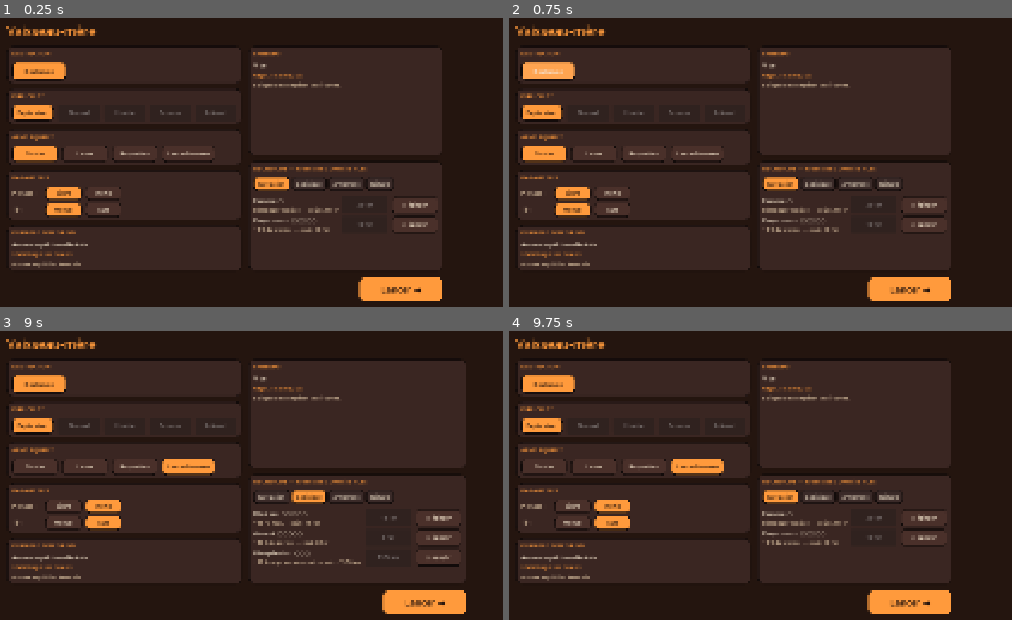
Above: before the commit, frames 1-4 (two rows, left to right).
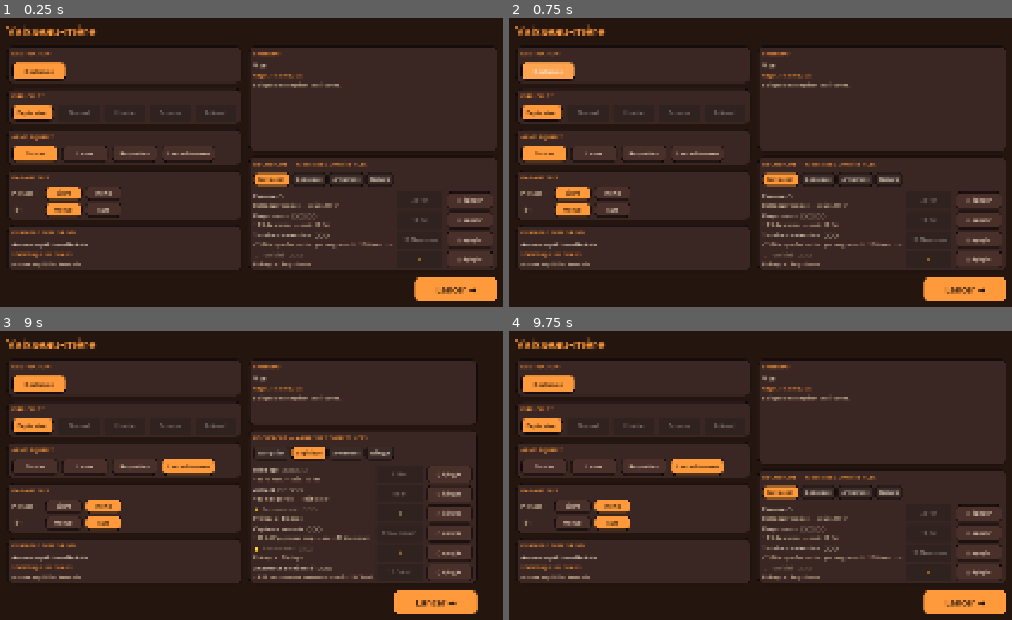
Above: after the commit, the same moments.

Repository: Aym2ric/vaisseau-minier
Game: Godot game, scene res://scenes/main.tscn
The game is run twice, just before and just after one commit, with the same random seed, the same clock (stepped at 60 frames per second) and the same inputs.
Inputs:
- Up to frame 1 (0.25 s): no input
- Up to frame 2 (0.75 s): click "Rocheuse" at 0.5 s
- Up to frame 3 (9 s): click "Exploration" at 1.25 s; click "Blaster" at 2 s; click "Laser" at 2.75 s; click "Roquettes" at 3.5 s; click "Lance-flammes" at 4.25 s; click "Libre" at 5 s; click "Inertie" at 5.75 s; click "Manuel" at 6.5 s; click "Auto" at 7.25 s; click "Navigation" at 8 s; click "Logistique" at 8.75 s
- Up to frame 4 (9.75 s): click "Navigation" at 9.5 s

The runs differ from the first frame. In frame 1, 7.8% of the frame differs, in the area x 50-99%, y 10-98%; in frame 2, 7.8%; in frame 3, 6.7%; in frame 4, 7.8%.

Commit message:
Jalon 5 : Alpha — ressources complètes, prérequis, nouvelles compétences
- 15 nouvelles ressources (toutes partagées CONTENT.md + basaltite/ferrite rocheuse)
- Planet roc : minerai rare → basaltite (exclusive planétaire)
- 10 nouvelles compétences réparties dans les 4 arbres avec prereqs
- Système de prérequis : buy_skill() bloque, hub affiche 🔒 avec nom manquant
- Effets : threat_slow, repair_nano, xp_boost, extract_boost, mine_yield,
           ore_luck, mine_range (forage intensif), fire_rate_perm, explosion_dmg, pickup_xp
- 98/98 tests

Co-Authored-By: Claude Sonnet 4.6 <noreply@anthropic.com>

Diff:
--- a/autoload/game_data.gd
+++ b/autoload/game_data.gd
@@ -35,22 +35,46 @@
 }
 
 const RESOURCES := {
+	# Communes (partagées)
 	"fer":        {"name": "Fer",          "color": Color(0.824, 0.655, 0.486), "base": 10,  "rare": false, "weight": 1},
+	"cuivre":     {"name": "Cuivre",       "color": Color(0.780, 0.440, 0.220), "base": 12,  "rare": false, "weight": 1},
+	"carbone":    {"name": "Carbone",      "color": Color(0.300, 0.300, 0.320), "base": 8,   "rare": false, "weight": 1},
+	"silicium":   {"name": "Silicium",     "color": Color(0.560, 0.620, 0.720), "base": 15,  "rare": false, "weight": 1},
 	"cristal":    {"name": "Cristal",      "color": Color(0.561, 0.910, 1.0),   "base": 22,  "rare": false, "weight": 1},
 	"helium":     {"name": "Hélium-3",     "color": Color(0.788, 0.608, 1.0),   "base": 36,  "rare": false, "weight": 1},
 	"magma":      {"name": "Magma",        "color": Color(1.0, 0.416, 0.122),   "base": 55,  "rare": false, "weight": 1},
+	# Peu communes (partagées)
+	"aluminium":  {"name": "Aluminium",    "color": Color(0.780, 0.820, 0.850), "base": 28,  "rare": false, "weight": 2},
+	"nickel":     {"name": "Nickel",       "color": Color(0.470, 0.520, 0.350), "base": 22,  "rare": false, "weight": 2},
+	"lithium":    {"name": "Lithium",      "color": Color(0.900, 0.880, 0.950), "base": 35,  "rare": false, "weight": 2},
+	"cobalt":     {"name": "Cobalt",       "color": Color(0.250, 0.420, 0.780), "base": 40,  "rare": false, "weight": 2},
+	# Rares (partagées)
 	"titane":     {"name": "Titane",       "color": Color(0.875, 0.906, 0.949), "base": 60,  "rare": true,  "weight": 3},
+	"tungstene":  {"name": "Tungstène",    "color": Color(0.380, 0.400, 0.450), "base": 65,  "rare": true,  "weight": 3},
+	"uranium":    {"name": "Uranium",      "color": Color(0.450, 0.850, 0.220), "base": 75,  "rare": true,  "weight": 3},
+	"platine":    {"name": "Platine",      "color": Color(0.900, 0.920, 0.950), "base": 90,  "rare": true,  "weight": 3},
 	"cryonite":   {"name": "Cryonite",     "color": Color(0.247, 0.722, 1.0),   "base": 80,  "rare": true,  "weight": 3},
 	"plasma":     {"name": "Plasma",       "color": Color(1.0, 0.478, 0.851),   "base": 100, "rare": true,  "weight": 3},
 	"obsidienne": {"name": "Obsidienne",   "color": Color(0.486, 0.420, 1.0),   "base": 130, "rare": true,  "weight": 3},
+	# Épiques (partagées)
+	"iridium":    {"name": "Iridium",      "color": Color(0.550, 0.300, 0.780), "base": 120, "rare": true,  "weight": 4},
+	"diamant":    {"name": "Diamant",      "color": Color(0.700, 0.950, 1.0),   "base": 160, "rare": true,  "weight": 4},
+	"etherium":   {"name": "Étherium",     "color": Color(0.850, 0.400, 1.0),   "base": 200, "rare": true,  "weight": 4},
+	# Légendaires (partagées)
+	"exonium":    {"name": "Exonium",      "color": Color(1.0, 0.850, 0.200),   "base": 350, "rare": true,  "weight": 5},
+	"asterium":   {"name": "Astérium",     "color": Color(0.920, 0.950, 1.0),   "base": 450, "rare": true,  "weight": 5},
+	# Exclusives planétaires
+	"basaltite":  {"name": "Basaltite",    "color": Color(0.400, 0.320, 0.280), "base": 45,  "rare": true,  "weight": 3},
+	"ferrite":    {"name": "Ferrite noire","color": Color(0.350, 0.280, 0.250), "base": 55,  "rare": true,  "weight": 3},
+	# Boss
 	"noyau":      {"name": "Noyau de gardien", "color": Color(1.0, 0.820, 0.400), "base": 300, "rare": true, "weight": 5},
 }
 
 const PLANETS := {
 	"roc": {
-		"name": "Rocheuse", "res": "fer", "rare": "titane", "special": "",
+		"name": "Rocheuse", "res": "fer", "rare": "basaltite", "special": "",
 		"bg": Color(0.227, 0.165, 0.122), "spot": Color(0.200, 0.145, 0.106), "rock": Color(0.627, 0.478, 0.369),
-		"friction": 6.0, "wind": 0.0,
+		"friction": 6.0, "wind": 0.0, "exclusive": ["basaltite", "ferrite"],
 	},
 	"glace": {
 		"name": "Glacée", "res": "cristal", "rare": "cryonite", "special": "ice",
@@ -147,22 +171,31 @@
 ## Compétences permanentes — débloquées en dépensant des ressources dans les 4 arbres.
 const SKILLS := {
 	# Arbre Navigation
-	"dash":          {"name": "Esquive",          "desc": "Débloque l'esquive.",        "cost": 20, "cost_res": "fer",     "max": 1, "tab": "navigation"},
-	"thrust":        {"name": "Propulseurs",       "desc": "+8 % de vitesse.",           "cost": 10, "cost_res": "fer",     "max": 5, "tab": "navigation"},
+	"dash":          {"name": "Esquive",             "desc": "Débloque l'esquive.",               "cost": 20, "cost_res": "fer",       "max": 1, "tab": "navigation", "prereqs": []},
+	"thrust":        {"name": "Propulseurs",          "desc": "+8 % de vitesse.",                  "cost": 10, "cost_res": "fer",       "max": 5, "tab": "navigation", "prereqs": []},
+	"extract_boost": {"name": "Turbine d'extraction", "desc": "-15 % temps d'extraction par rang.","cost": 12, "cost_res": "aluminium", "max": 3, "tab": "navigation", "prereqs": []},
+	"threat_slow":   {"name": "Furtivité",            "desc": "-12 % taux de menace par rang.",    "cost": 20, "cost_res": "aluminium", "max": 3, "tab": "navigation", "prereqs": ["thrust"]},
 	# Arbre Logistique
-	"hull":          {"name": "Blindage",          "desc": "+15 PV max.",                "cost": 15, "cost_res": "fer",     "max": 5, "tab": "logistique"},
-	"magnet":        {"name": "Aimant",            "desc": "+30 % de portée.",           "cost": 8,  "cost_res": "fer",     "max": 5, "tab": "logistique"},
-	"insure":        {"name": "Récupération",      "desc": "+12 % cargo sauvé à mort.",  "cost": 15, "cost_res": "titane",  "max": 3, "tab": "logistique"},
+	"hull":          {"name": "Blindage",             "desc": "+15 PV max.",                       "cost": 15, "cost_res": "fer",       "max": 5, "tab": "logistique", "prereqs": []},
+	"magnet":        {"name": "Aimant",               "desc": "+30 % de portée.",                  "cost": 8,  "cost_res": "fer",       "max": 5, "tab": "logistique", "prereqs": []},
+	"insure":        {"name": "Récupération",         "desc": "+12 % cargo sauvé à mort.",         "cost": 15, "cost_res": "titane",    "max": 3, "tab": "logistique", "prereqs": ["hull"]},
+	"xp_boost":      {"name": "Capteurs avancés",     "desc": "+10 % XP gagné par rang.",          "cost": 10, "cost_res": "aluminium", "max": 3, "tab": "logistique", "prereqs": []},
+	"repair_nano":   {"name": "Nanorobots",           "desc": "Régénère 0,5 PV/s en run par rang.","cost": 25, "cost_res": "platine",   "max": 3, "tab": "logistique", "prereqs": ["hull"]},
+	"pickup_xp":     {"name": "Analyseur de minerai", "desc": "+1 XP par ressource ramassée.",     "cost": 15, "cost_res": "cristal",   "max": 3, "tab": "logistique", "prereqs": []},
 	# Arbre Armement
-	"reroll":        {"name": "Reconfigurateur",   "desc": "+1 actualisation/run.",      "cost": 15, "cost_res": "cristal", "max": 3, "tab": "armement"},
-	"blaster_multi": {"name": "Double canon",      "desc": "+1 projectile.",             "cost": 20, "cost_res": "cristal", "max": 3, "tab": "armement"},
-	"blaster_dmg":   {"name": "Calibre",           "desc": "+20 % de dégâts.",           "cost": 15, "cost_res": "cristal", "max": 5, "tab": "armement"},
-	"laser_dmg":     {"name": "Laser surpuissant", "desc": "+20 % de dégâts/s.",         "cost": 15, "cost_res": "cristal", "max": 5, "tab": "armement"},
-	"laser_cool":    {"name": "Dissipateur",       "desc": "+15 % refroidissement.",     "cost": 12, "cost_res": "cristal", "max": 4, "tab": "armement"},
-	"launcher_dmg":  {"name": "Ogive renforcée",   "desc": "+20 % de dégâts.",           "cost": 15, "cost_res": "cristal", "max": 5, "tab": "armement"},
-	"flame_dmg":     {"name": "Carburant enrichi", "desc": "+20 % de dégâts.",           "cost": 15, "cost_res": "cristal", "max": 5, "tab": "armement"},
-	"flame_fuel":    {"name": "Réservoir étendu",  "desc": "+15 % refroidissement.",     "cost": 12, "cost_res": "cristal", "max": 4, "tab": "armement"},
+	"reroll":           {"name": "Reconfigurateur",    "desc": "+1 actualisation/run.",              "cost": 15, "cost_res": "cristal",   "max": 3, "tab": "armement", "prereqs": []},
+	"fire_rate_perm":   {"name": "Module de cadence",  "desc": "-8 % rechargement toutes armes.",   "cost": 15, "cost_res": "cristal",   "max": 3, "tab": "armement", "prereqs": []},
+	"blaster_dmg":      {"name": "Calibre",            "desc": "+20 % de dégâts.",                  "cost": 15, "cost_res": "cristal",   "max": 5, "tab": "armement", "prereqs": []},
+	"blaster_multi":    {"name": "Double canon",       "desc": "+1 projectile.",                    "cost": 20, "cost_res": "cristal",   "max": 3, "tab": "armement", "prereqs": ["blaster_dmg"]},
+	"laser_dmg":        {"name": "Laser surpuissant",  "desc": "+20 % de dégâts/s.",               "cost": 15, "cost_res": "cristal",   "max": 5, "tab": "armement", "prereqs": []},
+	"laser_cool":       {"name": "Dissipateur",        "desc": "+15 % refroidissement.",            "cost": 12, "cost_res": "cristal",   "max": 4, "tab": "armement", "prereqs": ["laser_dmg"]},
+	"launcher_dmg":     {"name": "Ogive renforcée",    "desc": "+20 % de dégâts.",                  "cost": 15, "cost_res": "cristal",   "max": 5, "tab": "armement", "prereqs": []},
+	"explosion_dmg":    {"name": "Ogive avancée",      "desc": "+20 % dégâts d'explosion.",         "cost": 15, "cost_res": "tungstene", "max": 3, "tab": "armement", "prereqs": ["launcher_dmg"]},
+	"flame_dmg":        {"name": "Carburant enrichi",  "desc": "+20 % de dégâts.",                  "cost": 15, "cost_res": "cristal",   "max": 5, "tab": "armement", "prereqs": []},
+	"flame_fuel":       {"name": "Réservoir étendu",   "desc": "+15 % refroidissement.",            "cost": 12, "cost_res": "cristal",   "max": 4, "tab": "armement", "prereqs": ["flame_dmg"]},
 	# Arbre Minage
-	"mine_speed":    {"name": "Forage accéléré",   "desc": "+20 % vitesse de minage.",   "cost": 10, "cost_res": "fer",     "max": 5, "tab": "minage"},
-	"mine_range":    {"name": "Portée étendue",    "desc": "+20 % de portée de minage.", "cost": 12, "cost_res": "cristal", "max": 3, "tab": "minage"},
-}
+	"mine_speed":    {"name": "Forage accéléré",    "desc": "+20 % vitesse de minage.",         "cost": 10, "cost_res": "fer",       "max": 5, "tab": "minage", "prereqs": []},
+	"mine_yield":    {"name": "Rendement optimisé", "desc": "+10 % ressources par minerai.",    "cost": 10, "cost_res": "fer",       "max": 5, "tab": "minage", "prereqs": []},
+	"mine_range":    {"name": "Forage intensif",    "desc": "+15 % dégâts de minage par rang.", "cost": 12, "cost_res": "cristal",   "max": 3, "tab": "minage", "prereqs": []},
+	"ore_luck":      {"name": "Veine",              "desc": "+15 % chance de gisement rare.",   "cost": 20, "cost_res": "cristal",   "max": 3, "tab": "minage", "prereqs": ["mine_speed"]},
+}
--- a/autoload/run_state.gd
+++ b/autoload/run_state.gd
@@ -71,7 +71,10 @@
 ## Avance le temps et la menace — appelé par sector.gd à chaque _physics_process.
 func tick(delta: float, threat_mult: float = 1.0) -> void:
 	elapsed_time += delta
-	threat += delta * float(GameData.CONFIG["threat_rate"]) * threat_mult
+	var slow := maxf(0.1, 1.0 - 0.12 * SaveGame.skill("threat_slow"))
+	threat += delta * float(GameData.CONFIG["threat_rate"]) * threat_mult * slow
+	if active and SaveGame.skill("repair_nano") > 0:
+		heal(0.5 * SaveGame.skill("repair_nano") * delta)
 
 
 func threat_level() -> int:
@@ -132,7 +135,7 @@
 
 
 func add_xp(amount: int) -> void:
-	xp += amount
+	xp += amount + int(ceil(amount * 0.1 * SaveGame.skill("xp_boost")))
 	if xp >= xp_to_next:
 		xp -= xp_to_next
 		level += 1
--- a/autoload/save_game.gd
+++ b/autoload/save_game.gd
@@ -88,6 +88,11 @@
 	var level := skill(id)
 	if level >= int(def["max"]):
 		return false
+	# Vérification des prérequis
+	var prereqs: Array = def.get("prereqs", [])
+	for prereq_id: String in prereqs:
+		if skill(prereq_id) < 1:
+			return false
 	var res_id: String = String(def["cost_res"])
 	var cost: int = int(def["cost"]) * (level + 1)
 	var inventory: Dictionary = data["inventory"]
--- a/scenes/hub/hub.gd
+++ b/scenes/hub/hub.gd
@@ -427,8 +427,14 @@
 		var res_id:  String = String(def["cost_res"])
 		var cost:      int = int(def["cost"]) * (level + 1)
 		var have:      int = int(inventory.get(res_id, 0))
-		var can_buy: bool  = have >= cost and level < max_level
 		var res_name: String = GameData.RESOURCES[res_id]["name"] if GameData.RESOURCES.has(res_id) else res_id
+		# Prérequis
+		var missing: PackedStringArray = []
+		for prereq_id: String in def.get("prereqs", []):
+			if SaveGame.skill(prereq_id) < 1 and GameData.SKILLS.has(prereq_id):
+				missing.append(GameData.SKILLS[prereq_id]["name"])
+		var locked: bool = missing.size() > 0
+		var can_buy: bool  = have >= cost and level < max_level and not locked
 
 		var row := HBoxContainer.new()
 		row.add_theme_constant_override("separation", 10)
@@ -442,18 +448,24 @@
 		for i in max_level:
 			dots += "●" if i < level else "○"
 		var name_lbl := Label.new()
-		_style_label(name_lbl, 14, INK if level < max_level else MUTED)
-		name_lbl.text = "%s  %s" % [def["name"], dots]
+		var name_color := MUTED.darkened(0.4) if locked else (INK if level < max_level else MUTED)
+		_style_label(name_lbl, 14, name_color)
+		name_lbl.text = "%s%s  %s" % ["🔒 " if locked else "", def["name"], dots]
 		info.add_child(name_lbl)
 
 		var desc_lbl := Label.new()
 		_style_label(desc_lbl, 12, MUTED)
-		desc_lbl.text = "%s — coût : %d %s" % [def["desc"], cost, res_name]
+		if locked:
+			desc_lbl.text = "Prérequis : %s" % ", ".join(missing)
+		else:
+			desc_lbl.text = "%s — coût : %d %s" % [def["desc"], cost, res_name]
 		info.add_child(desc_lbl)
 
 		var btn: Button
 		if level >= max_level:
 			btn = _small_btn("MAX", false)
+		elif locked:
+			btn = _small_btn("🔒", false)
 		else:
 			btn = _small_btn("%d %s" % [cost, res_name], can_buy)
 			var skill_id: String = id
--- a/scenes/sector/sector.gd
+++ b/scenes/sector/sector.gd
@@ -181,8 +181,9 @@
 			announced.emit("Extraction annulée !")
 			return
 		_extract_timer += delta
-		RunState.extract_progress = _extract_timer / float(GameData.CONFIG["extract_time"])
-		if _extract_timer >= float(GameData.CONFIG["extract_time"]):
+		var extract_time := float(GameData.CONFIG["extract_time"]) * maxf(0.3, 1.0 - 0.15 * SaveGame.skill("extract_boost"))
+		RunState.extract_progress = _extract_timer / extract_time
+		if _extract_timer >= extract_time:
 			_extracting = false
 			RunState.extract_progress = 1.0
 			cleared.emit()
@@ -263,7 +264,7 @@
 
 func _on_rock_destroyed(rock: Rock) -> void:
 	Burst.spawn(effects, rock.position, rock.fill_color(), 40.0, 8)
-	var mult := RunState.get_mult()
+	var mult := RunState.get_mult() * (1.0 + 0.1 * SaveGame.skill("mine_yield"))
 	# XP de minage (gisements uniquement — les armes ne peuvent pas les détruire)
 	match rock.kind:
 		"ore":  RunState.add_xp(2)
@@ -271,7 +272,8 @@
 	match rock.kind:
 		"ore":
 			var rare_id: String  = String(planet.get("rare", ""))
-			var is_rare := rare_id != "" and randf() < 0.2
+			var ore_luck_bonus := 0.15 * SaveGame.skill("ore_luck")
+			var is_rare := rare_id != "" and randf() < 0.2 + ore_luck_bonus
 			var res_id  := rare_id if is_rare else String(planet["res"])
 			var total   := maxi(1, int(round(3.0 * mult)))
 			_drop(rock.position, res_id, total, is_rare)
--- a/scenes/weapons/blaster.gd
+++ b/scenes/weapons/blaster.gd
@@ -11,7 +11,7 @@
 		return
 	var stats: Dictionary = GameData.WEAPONS["blaster"]
 	var evo := RunState.run_evolution
-	var cooldown_mult := maxf(0.3, 1.0 - 0.2 * RunState.run_upgrade_level("rate"))
+	var cooldown_mult := maxf(0.3, 1.0 - 0.2 * RunState.run_upgrade_level("rate") - 0.08 * SaveGame.skill("fire_rate_perm"))
 	match evo:
 		"blaster_heavy":   cooldown_mult *= 2.0
 		"blaster_gatling": cooldown_mult *= 0.5
@@ -22,7 +22,7 @@
 		"blaster_heavy":   dmg_evo = 2.0
 		"blaster_gatling": dmg_evo = 0.7
 	var damage := float(stats["damage"]) * (1.0 + 0.2 * SaveGame.skill("blaster_dmg")) * (1.0 + 0.25 * RunState.run_upgrade_level("dmg")) * dmg_evo
-	var mine_mult := (1.0 + 0.2 * SaveGame.skill("mine_speed")) * (1.0 + 0.4 * RunState.run_upgrade_level("mine"))
+	var mine_mult := (1.0 + 0.2 * SaveGame.skill("mine_speed")) * (1.0 + 0.15 * SaveGame.skill("mine_range")) * (1.0 + 0.4 * RunState.run_upgrade_level("mine"))
 	var mining_dmg := float(stats["mining_damage"]) * mine_mult
 	for i in count:
 		var angle := ship.rotation + (i - (count - 1) / 2.0) * 0.12
--- a/scenes/weapons/flame.gd
+++ b/scenes/weapons/flame.gd
@@ -13,7 +13,7 @@
 	_time += delta
 	var stats: Dictionary = GameData.WEAPONS["flame"]
 	var fuel_rate := float(stats["fuel_rate"]) * maxf(0.3, 1.0 - 0.15 * RunState.run_upgrade_level("rate"))
-	var cool_rate := float(stats["cool_rate"]) * (1.0 + 0.15 * SaveGame.skill("flame_fuel"))
+	var cool_rate := float(stats["cool_rate"]) * (1.0 + 0.15 * SaveGame.skill("flame_fuel")) * (1.0 + 0.08 * SaveGame.skill("fire_rate_perm"))
 
 	var evo := RunState.run_evolution
 	var fuel_mult := 1.5 if evo == "flame_furnace" else 1.0
@@ -52,7 +52,7 @@
 	var base_dmg := float(stats["damage"])
 	var dmg_evo := 1.75 if evo == "flame_furnace" else 1.0
 	var dmg_mult := (1.0 + 0.2 * SaveGame.skill("flame_dmg")) * (1.0 + 0.25 * RunState.run_upgrade_level("dmg")) * dmg_evo
-	var mine_mult := (1.0 + 0.2 * SaveGame.skill("mine_speed")) * (1.0 + 0.4 * RunState.run_upgrade_level("mine"))
+	var mine_mult := (1.0 + 0.2 * SaveGame.skill("mine_speed")) * (1.0 + 0.15 * SaveGame.skill("mine_range")) * (1.0 + 0.4 * RunState.run_upgrade_level("mine"))
 
 	for result in space.intersect_shape(q, 16):
 		var col: Node2D = result["collider"]
--- a/scenes/weapons/laser.gd
+++ b/scenes/weapons/laser.gd
@@ -36,7 +36,7 @@
 func update_weapon(delta: float, firing: bool) -> void:
 	var stats: Dictionary = GameData.WEAPONS["laser"]
 	var heat_rate := float(stats["heat_rate"]) * maxf(0.3, 1.0 - 0.15 * RunState.run_upgrade_level("rate"))
-	var cool_rate := float(stats["cool_rate"]) * (1.0 + 0.15 * SaveGame.skill("laser_cool"))
+	var cool_rate := float(stats["cool_rate"]) * (1.0 + 0.15 * SaveGame.skill("laser_cool")) * (1.0 + 0.08 * SaveGame.skill("fire_rate_perm"))
 	if firing and not overheated:
 		heat = minf(1.0, heat + heat_rate * delta)
 		if heat >= 1.0:
@@ -63,7 +63,7 @@
 			var col: Variant = hit["collider"]
 			var hit_dmg: float
 			if col is Rock and (col as Rock).kind not in ["rock", "hard"]:
-				var mine_mult := (1.0 + 0.2 * SaveGame.skill("mine_speed")) * (1.0 + 0.4 * RunState.run_upgrade_level("mine"))
+				var mine_mult := (1.0 + 0.2 * SaveGame.skill("mine_speed")) * (1.0 + 0.15 * SaveGame.skill("mine_range")) * (1.0 + 0.4 * RunState.run_upgrade_level("mine"))
 				hit_dmg = float(stats["mining_damage"]) * mine_mult * delta
 			else:
 				var dmg_evo := 1.75 if evo == "laser_overload" else (1.5 if evo == "laser_focused" else 1.0)
--- a/scenes/weapons/launcher.gd
+++ b/scenes/weapons/launcher.gd
@@ -15,7 +15,7 @@
 		return
 	var stats: Dictionary = GameData.WEAPONS["launcher"]
 	var evo := RunState.run_evolution
-	cooldown = float(stats["cooldown"]) * maxf(0.3, 1.0 - 0.2 * RunState.run_upgrade_level("rate"))
+	cooldown = float(stats["cooldown"]) * maxf(0.3, 1.0 - 0.2 * RunState.run_upgrade_level("rate") - 0.08 * SaveGame.skill("fire_rate_perm"))
 	var dmg_evo := 0.6 if evo == "launcher_swarm" else (2.0 if evo == "launcher_heavy" else 1.0)
 	var dmg_mult := (1.0 + 0.2 * SaveGame.skill("launcher_dmg")) * (1.0 + 0.25 * RunState.run_upgrade_level("dmg")) * dmg_evo
 	var extra := 2 if evo == "launcher_swarm" else 0
@@ -28,7 +28,7 @@
 		rocket.rotation = ship.rotation + angle_offset
 		rocket.damage = float(stats["damage"]) * dmg_mult
 		rocket.explosion_radius = float(stats["explosion_radius"]) * radius_mult
-		rocket.explosion_damage = float(stats["explosion_damage"]) * dmg_mult
+		rocket.explosion_damage = float(stats["explosion_damage"]) * dmg_mult * (1.0 + 0.2 * SaveGame.skill("explosion_dmg"))
 		rocket.speed = float(stats["speed"])
 		rocket.life = float(stats["life"])
 		ship.projectiles.add_child(rocket)
--- a/scenes/world/pickup.gd
+++ b/scenes/world/pickup.gd
@@ -46,8 +46,7 @@
 		return
 	_taken = true
 	RunState.add_resource(resource_id, amount)
-	if xp > 0:
-		RunState.add_xp(xp)
+	RunState.add_xp(xp + SaveGame.skill("pickup_xp"))
 	var res: Dictionary = GameData.RESOURCES[resource_id]
 	if effects:
 		FloatText.spawn(effects, position + Vector2(0, -14), "+%d %s" % [amount, res["name"]], res["color"])
--- a/tests/test_game_data.gd
+++ b/tests/test_game_data.gd
@@ -17,7 +17,7 @@
 const REQUIRED_ENEMY    := ["hp", "speed", "damage", "radius", "xp"]
 const REQUIRED_ROCK     := ["hp", "radius", "weight", "xp", "mineable"]
 const REQUIRED_WEAPON   := ["name", "cooldown", "damage", "speed", "life", "mining_damage"]
-const REQUIRED_SKILL    := ["name", "desc", "cost", "max", "cost_res", "tab"]
+const REQUIRED_SKILL    := ["name", "desc", "cost", "max", "cost_res", "tab", "prereqs"]
 
 
 func test_config_has_all_keys() -> bool:
@@ -145,6 +145,16 @@
 	return true
 
 
+func test_skill_prereqs_reference_valid_skills() -> bool:
+	for id in GameData.SKILLS:
+		var prereqs: Array = GameData.SKILLS[id].get("prereqs", [])
+		for prereq_id: String in prereqs:
+			if not GameData.SKILLS.has(prereq_id):
+				push_error("SKILLS[%s].prereqs référence skill inconnu : %s" % [id, prereq_id])
+				return false
+	return true
+
+
 func test_evolution_weapons_reference_valid_weapons() -> bool:
 	for id in GameData.RUN_EVOLUTIONS:
 		var weapon_id: String = GameData.RUN_EVOLUTIONS[id]["weapon"]
--- a/tests/test_save_game.gd
+++ b/tests/test_save_game.gd
@@ -118,6 +118,29 @@
 	return true
 
 
+func test_buy_skill_blocked_by_prereq() -> bool:
+	var old_skills: Dictionary = SaveGame.data["skills"].duplicate()
+	var old_inv: Dictionary = SaveGame.data["inventory"].duplicate()
+	SaveGame.data["skills"] = {}
+	SaveGame.data["inventory"] = {"cristal": 999}
+	# insure nécessite hull — sans hull, l'achat doit échouer
+	var result := not SaveGame.buy_skill("insure")
+	SaveGame.data["skills"] = old_skills
+	SaveGame.data["inventory"] = old_inv
+	return result
+
+
+func test_buy_skill_allowed_after_prereq_met() -> bool:
+	var old_skills: Dictionary = SaveGame.data["skills"].duplicate()
+	var old_inv: Dictionary = SaveGame.data["inventory"].duplicate()
+	SaveGame.data["skills"] = {"hull": 1}
+	SaveGame.data["inventory"] = {"titane": 999}
+	var result := SaveGame.buy_skill("insure")
+	SaveGame.data["skills"] = old_skills
+	SaveGame.data["inventory"] = old_inv
+	return result
+
+
 func test_default_data_stats_start_at_zero() -> bool:
 	var d := SaveGame.default_data()
 	var s: Dictionary = d["stats"]
